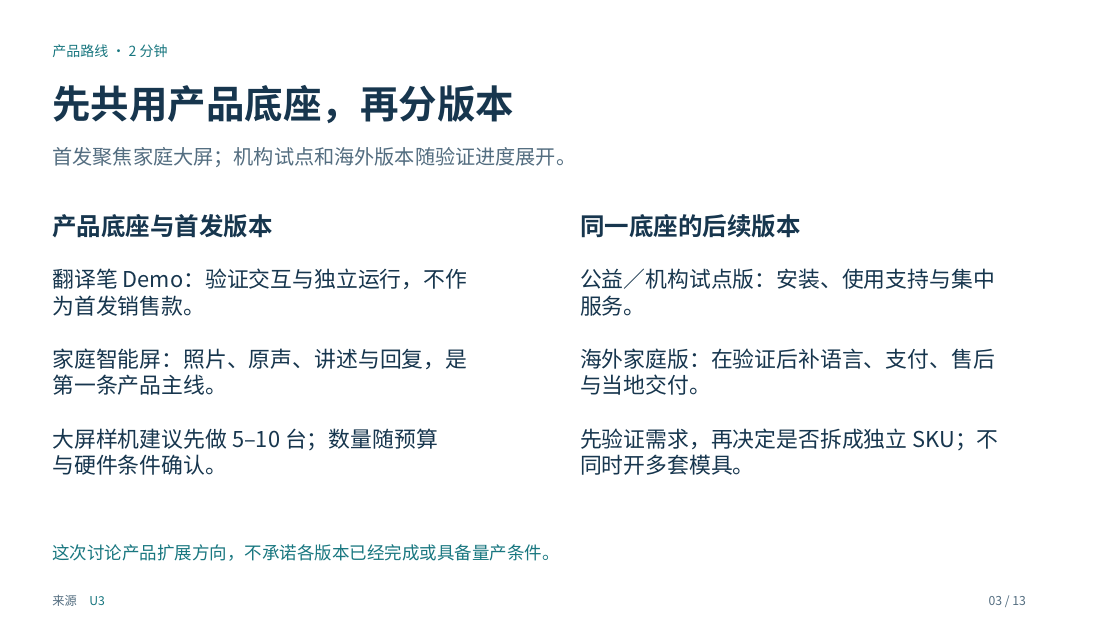
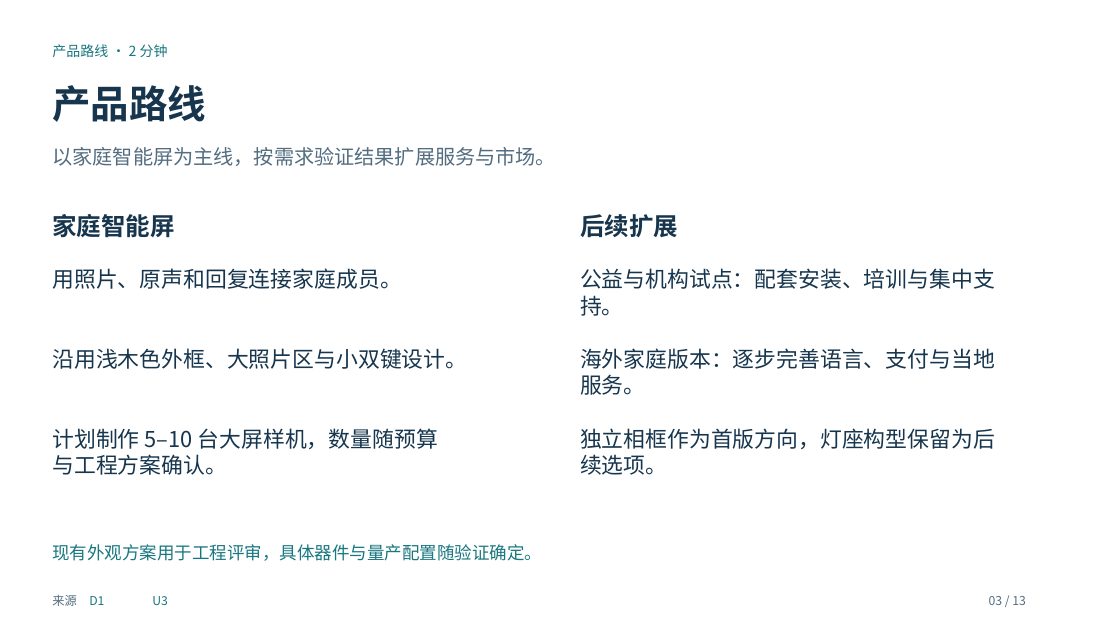
Before and after one commit to maxi-max-dev/maxi-max-dev.github.io, a slide deck: slide 3 of research/insta360-frame-discussion/unseen-insta360-discussion.pptx. Drawn at 1120x630 pixels with LibreOffice and Linux fonts; fonts in the diff are those of the drawing. Boxes give left, top, right and bottom in pixels: in the first picture for what was removed or moved away, otherwise in the second. Text is boxed around its words. In the diff, an @@ line names an element or a change of style, - is before the commit and + after.

```diff
--- a/research/insta360-frame-discussion/unseen-insta360-discussion.pptx
+++ b/research/insta360-frame-discussion/unseen-insta360-discussion.pptx
@@ text at [52, 85, 206, 122]: text changed @@
-先共用产品底座，再分版本
+产品路线
@@ text at [52, 147, 556, 166]: text changed @@
-首发聚焦家庭大屏；机构试点和海外版本随验证进度展开。
+以家庭智能屏为主线，按需求验证结果扩展服务与市场。
@@ text at [52, 214, 175, 237]: text changed @@
-产品底座与首发版本
+家庭智能屏
@@ text at [580, 214, 678, 237]: text changed @@
-同一底座的后续版本
+后续扩展
@@ text at [52, 268, 401, 289]: text changed @@
-翻译笔 Demo：验证交互与独立运行，不作
-为首发销售款。
+用照片、原声和回复连接家庭成员。
@@ text at [580, 268, 995, 316]: text changed @@
-公益／机构试点版：安装、使用支持与集中
-服务。
+公益与机构试点：配套安装、培训与集中支
+持。
@@ text at [52, 348, 467, 369]: text changed @@
-家庭智能屏：照片、原声、讲述与回复，是
-第一条产品主线。
+沿用浅木色外框、大照片区与小双键设计。
@@ text at [580, 348, 995, 395]: text changed @@
-海外家庭版：在验证后补语言、支付、售后
-与当地交付。
+海外家庭版本：逐步完善语言、支付与当地
+服务。
@@ text at [52, 428, 438, 475]: text changed @@
-大屏样机建议先做 5–10 台；数量随预算
-与硬件条件确认。
+计划制作 5–10 台大屏样机，数量随预算
+与工程方案确认。
@@ text at [580, 428, 995, 475]: text changed @@
-先验证需求，再决定是否拆成独立 SKU；不
-同时开多套模具。
+独立相框作为首版方向，灯座构型保留为后
+续选项。
@@ text at [52, 544, 542, 561]: text changed @@
-这次讨论产品扩展方向，不承诺各版本已经完成或具备量产条件。
+现有外观方案用于工程评审，具体器件与量产配置随验证确定。
@@ text added at [89, 596, 104, 605], 10.5 pt, text #197780 @@
+D1
@@ text "U3": place and size @@
-text "U3" at [89, 596, 105, 605]
+text "U3" at [152, 596, 168, 605]
```
Also in this commit, not shown: 12 other slides changed, 5 other files.
